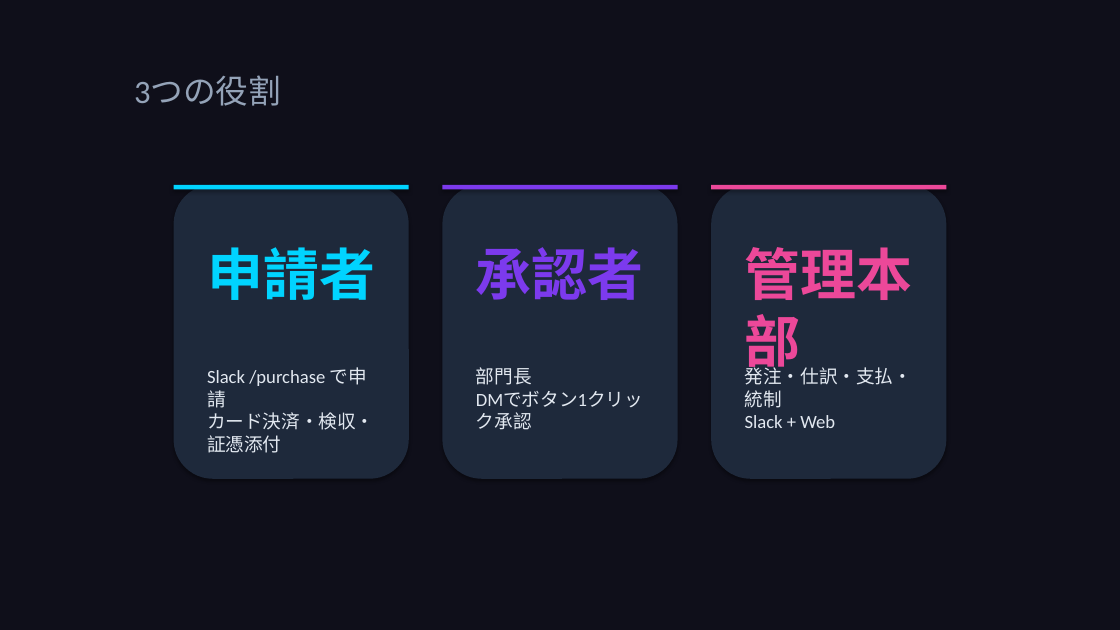
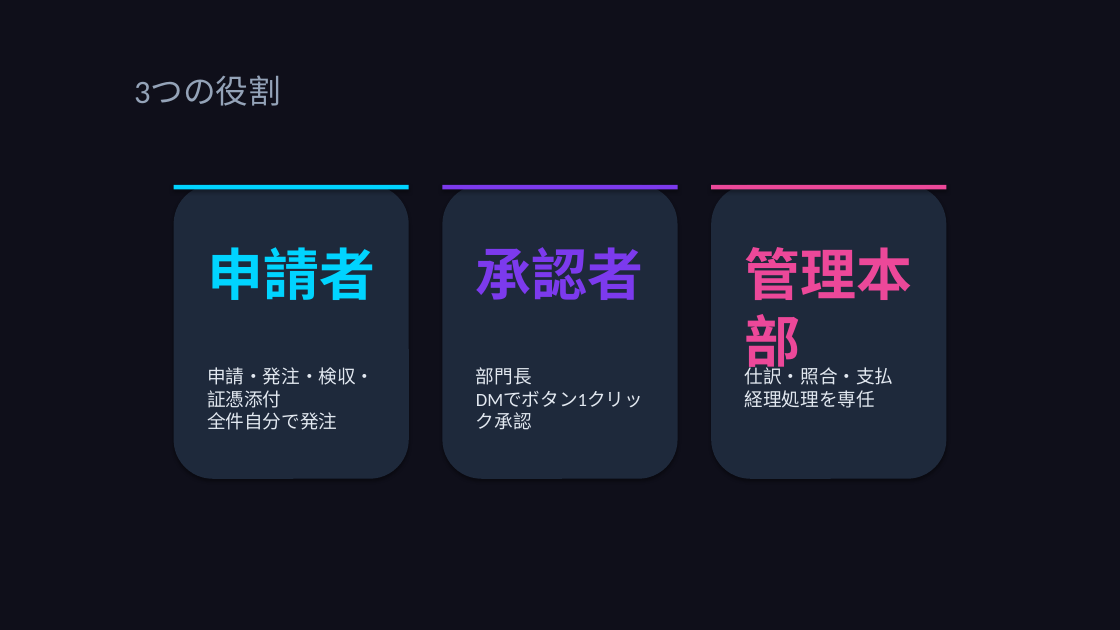
Before and after one commit to takeshiizawa123/next-procurement-poc, a slide deck: slide 3 of docs/operational-guide.pptx. Drawn at 1120x630 pixels with LibreOffice and Linux fonts; fonts in the diff are those of the drawing. Boxes give left, top, right and bottom in pixels: in the first picture for what was removed or moved away, otherwise in the second. Text is boxed around its words. In the diff, an @@ line names an element or a change of style, - is before the commit and + after.

```diff
--- a/docs/operational-guide.pptx
+++ b/docs/operational-guide.pptx
@@ text at (207,367,374,430): text changed @@
-Slack /purchase で申請
-カード決済・検収・証憑添付
+申請・発注・検収・証憑添付
+全件自分で発注
@@ text at (745,364,894,408): text changed @@
-発注・仕訳・支払・統制
-Slack + Web
+仕訳・照合・支払
+経理処理を専任
```
Also in this commit, not shown: 9 other slides changed, 1 slide removed, 5 other files.
